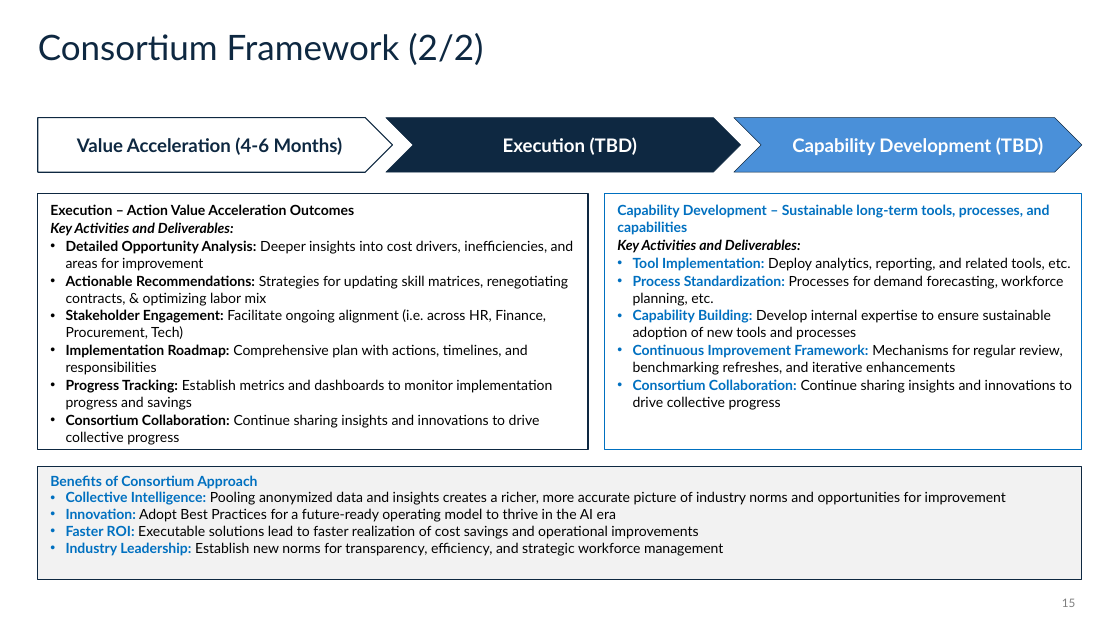
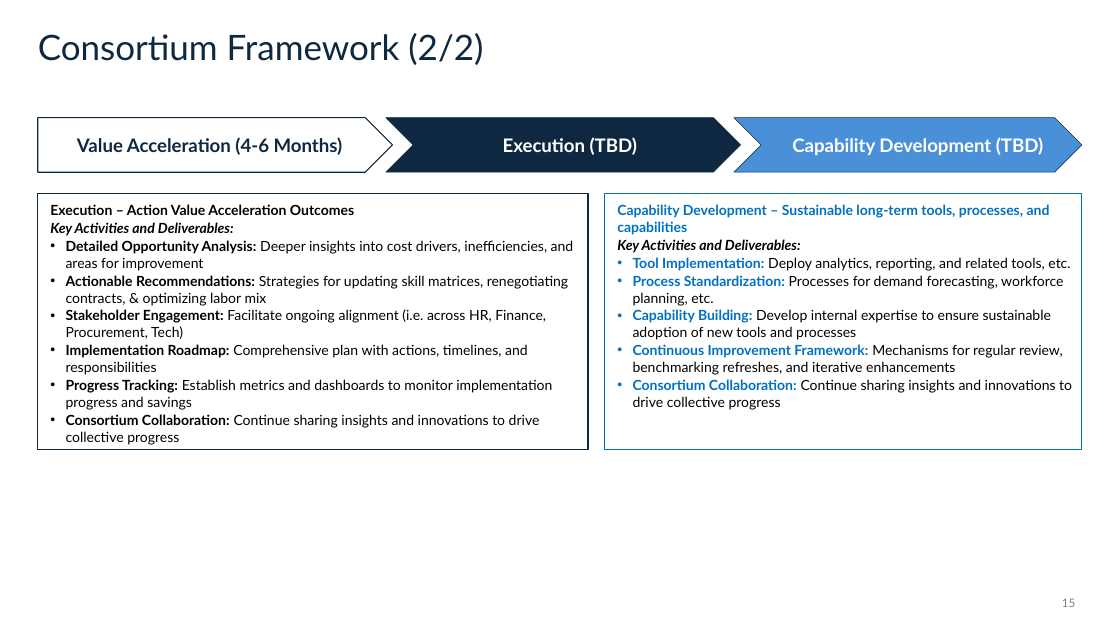
Before and after one commit to kylemac7807/twm-platform, a slide deck: slide 15 of docs/story/twm-pitch-deck-v2.pptx. Drawn at 1120x630 pixels with LibreOffice and Linux fonts; fonts in the diff are those of the drawing. Boxes give left, top, right and bottom in pixels: in the first picture for what was removed or moved away, otherwise in the second. Text is boxed around its words. In the diff, an @@ line names an element or a change of style, - is before the commit and + after.

```diff
--- a/docs/story/twm-pitch-deck-v2.pptx
+++ b/docs/story/twm-pitch-deck-v2.pptx
@@ rectangle removed at (38, 466, 1082, 580) @@
@@ text removed at (50, 475, 1006, 556) @@
-Benefits of Consortium Approach
-• Collective Intelligence: Pooling anonymized data and insights creates a richer, more accurate picture of industry norms and opportunities for improvement
-• Innovation: Adopt Best Practices for a future-ready operating model to thrive in the AI era
-• Faster ROI: Executable solutions lead to faster realization of cost savings and operational improvements
-• Industry Leadership: Establish new norms for transparency, efficiency, and strategic workforce management
```
Also in this commit, not shown: 13 other slides changed.
